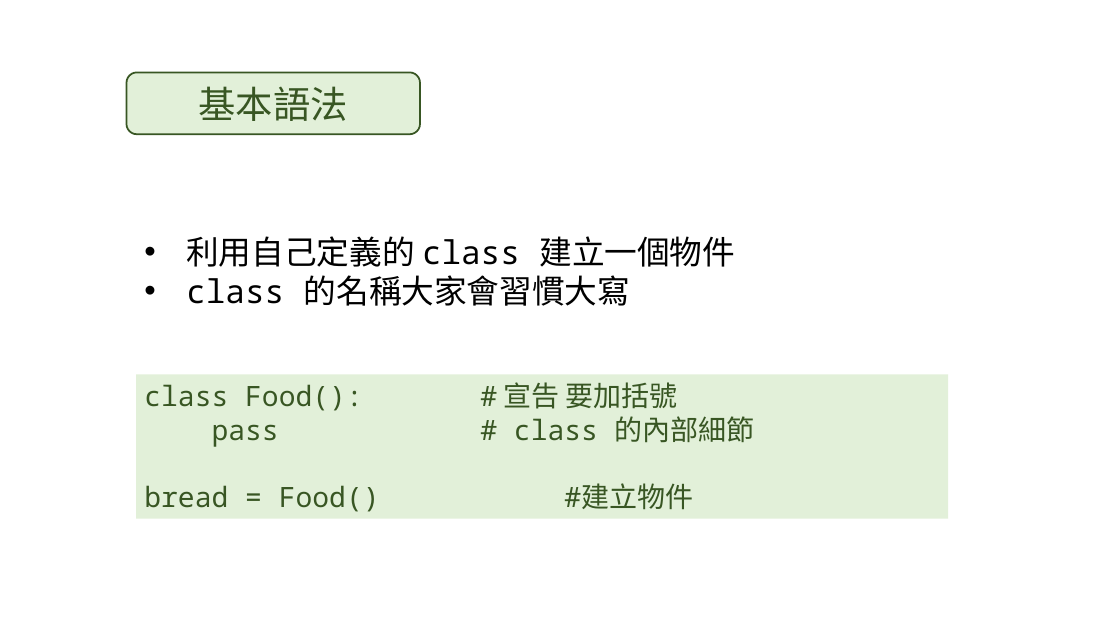
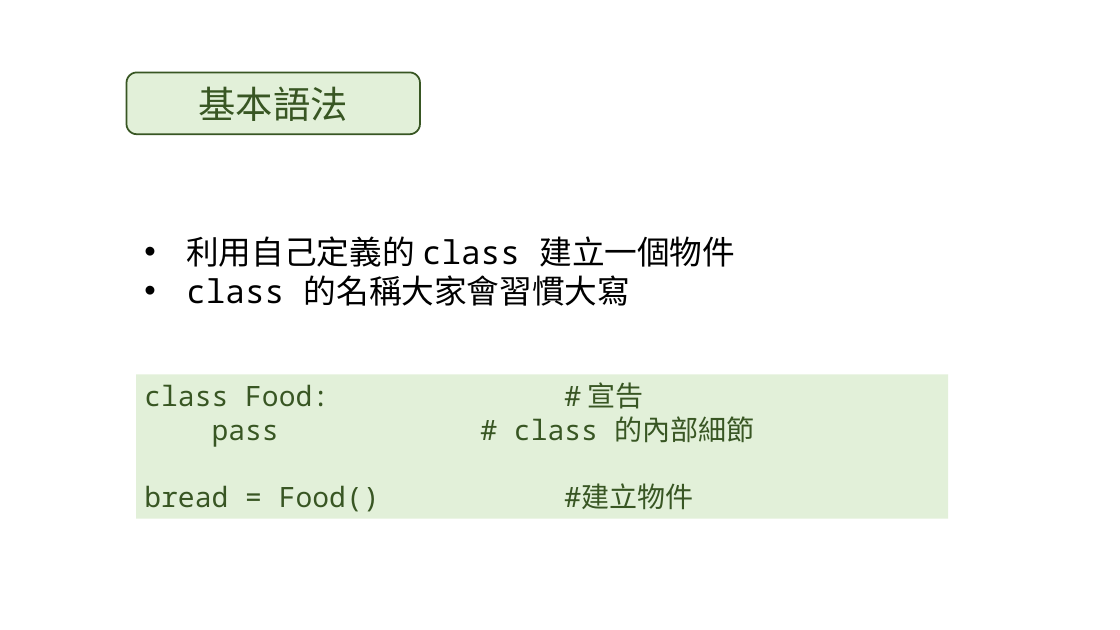
Before and after one commit to EnzoHuang0807/Sprout, a slide deck: slide 5 of slides/class.pptx. Drawn at 1120x630 pixels with LibreOffice and Linux fonts; fonts in the diff are those of the drawing. Boxes give left, top, right and bottom in pixels: in the first picture for what was removed or moved away, otherwise in the second. Text is boxed around its words. In the diff, an @@ line names an element or a change of style, - is before the commit and + after.

Commit message:
class ppt modify

```diff
--- a/slides/class.pptx
+++ b/slides/class.pptx
@@ text in rectangle at bbox=[144, 382, 643, 512]: text changed @@
-class Food(): # 宣告 要加括號
+class Food: # 宣告
```
Also in this commit, not shown: 5 other slides changed, 1 other file.
